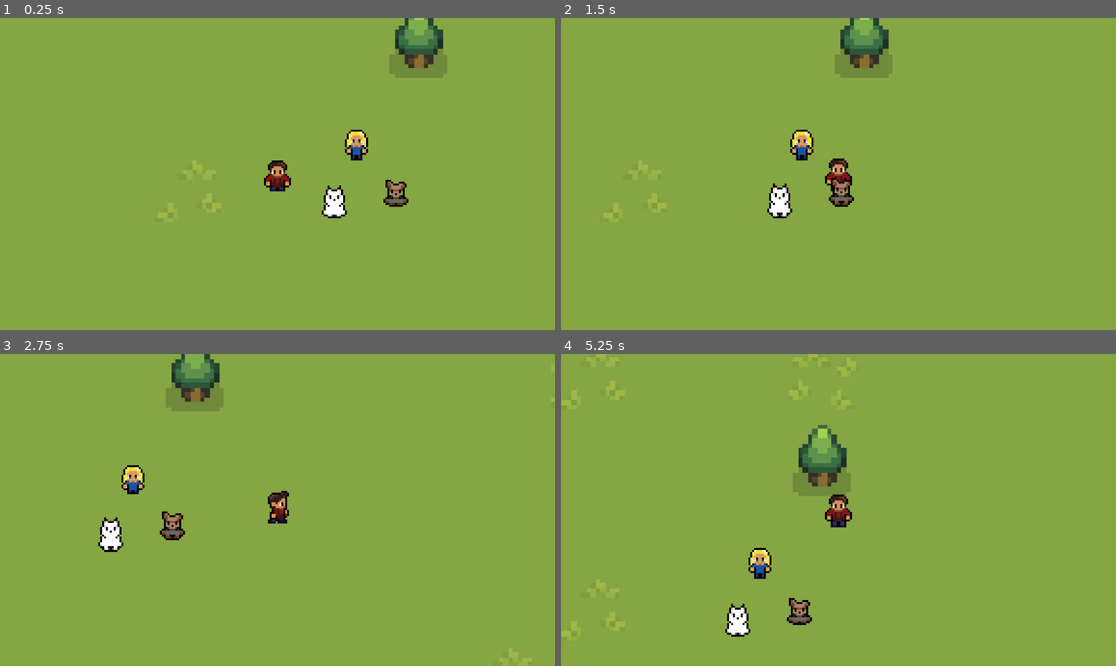
Above: before the commit, frames 1-4 (two rows, left to right).
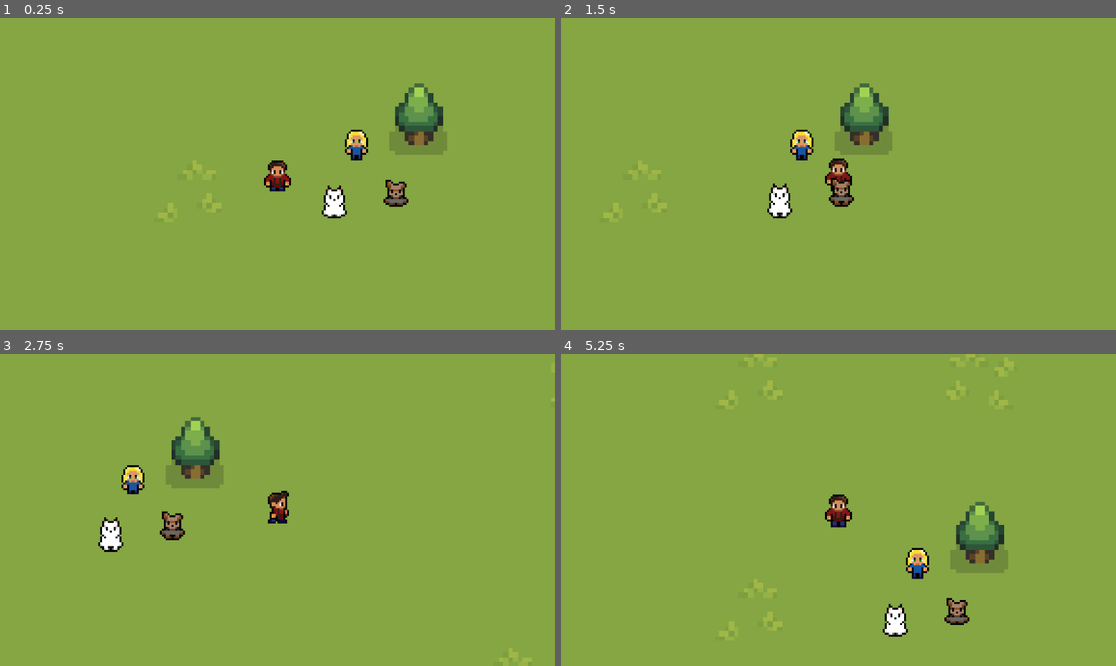
Above: after the commit, the same moments.

Repository: Thomasmc96/frydenlund
Game: Godot game, scene res://scenes/world.tscn
Two runs of this game, one before a commit and one after it. Both use one fixed random seed, a clock stepped at 60 frames per second and the inputs below.
Inputs (mouse positions are in pixels of both pictures, inside the frame that each line leads up to):
- Up to frame 1 (0.25 s): no input
- Up to frame 2 (1.5 s): move the mouse to (960, 158) at 0.52 s; hold D (right) 0.53-1.28 s; move the mouse to (727, 189) at 1.27 s; hold S (down) from 1.28 s (still down)
- Up to frame 3 (2.75 s): move the mouse to (333, 441) at 2.02 s; release S (down) at 2.03 s; hold D (right) from 2.03 s (still down)
- Up to frame 4 (5.25 s): move the mouse to (810, 572) at 2.77 s; release D (right) at 2.78 s; hold W (up) 2.78-3.53 s; move the mouse to (1005, 556) at 3.52 s; hold A (left) 3.53-5.03 s; move the mouse to (672, 463) at 4.27 s; move the mouse to (866, 510) at 5.02 s; hold S (down) from 5.03 s (still down)

The runs differ from the first frame. In frame 1, 3.1% of the frame differs, in the area x 70-81%, y 0-44%; in frame 2, 3.2%; in frame 3, 3.1%; in frame 4, 6.4%, in the area x 0-82%, y 0-91%.

Commit message:
banner img

Diff:
--- a/scenes/world.tscn
+++ b/scenes/world.tscn
@@ -440,7 +440,7 @@
 layer_0/tile_data = PackedInt32Array(1048575, 1, 0, 983040, 1, 0, 983041, 1, 0, 983042, 1, 0, 983043, 1, 0, 983044, 1,  …(49145 unchanged characters)…
 layer_1/name = "obstacles"
 layer_1/y_sort_enabled = true
-layer_1/tile_data = PackedInt32Array(-131060, 524290, 0, -65 …(656 unchanged characters)… , 1, -720921, 2, 2, -720919, 65538, 2, -131071, 524290, 0)
+layer_1/tile_data = PackedInt32Array(-131060, 524290, 0, -65 …(656 unchanged characters)… , 1, -720921, 2, 2, -720919, 65538, 2, -65535, 524290, 0)
 
 [node name="Player" parent="." instance=ExtResource("1_lki2t")]
 position = Vector2(-13, 10)
Binary file added: art/banner.png
Not shown, added: art/banner.png.import
